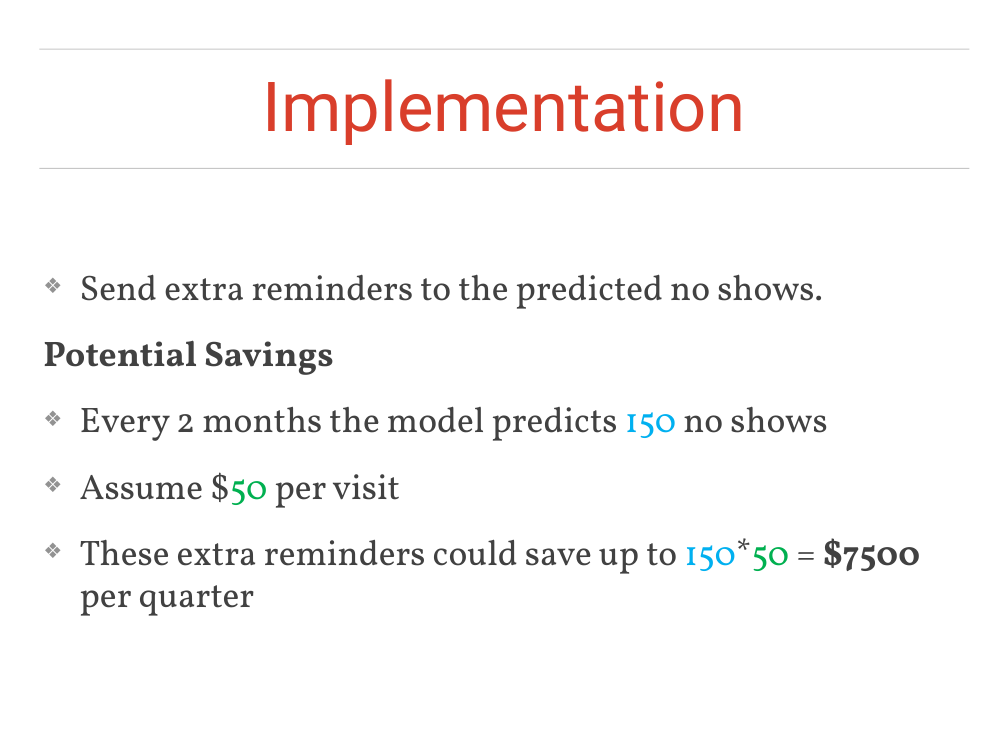
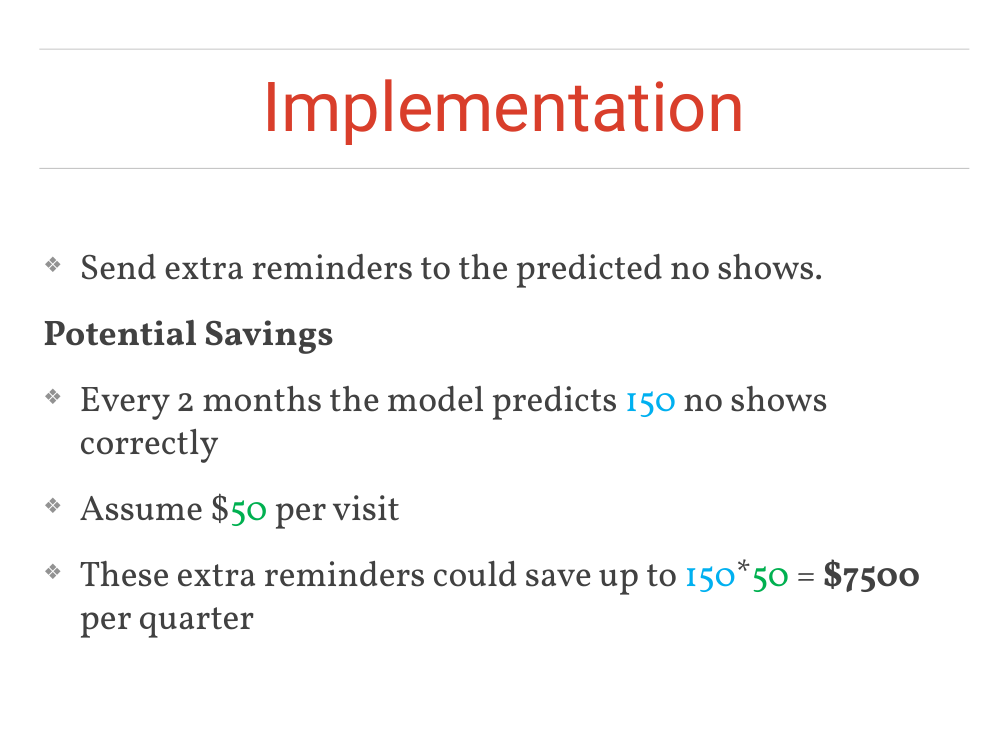
Before and after one commit to cooldude679/3253Team4, a slide deck: slide 9 of Team4_PPT_01.pptx. Drawn at 1008x756 pixels with LibreOffice and Linux fonts; fonts in the diff are those of the drawing; background and template pictures are left out. Boxes give left, top, right and bottom in pixels: in the first picture for what was removed or moved away, otherwise in the second. Text is boxed around its words. In the diff, an @@ line names an element or a change of style, - is before the commit and + after.

```diff
--- a/Team4_PPT_01.pptx
+++ b/Team4_PPT_01.pptx
@@ text at (80, 385, 827, 463): text changed @@
-❖ Every 2 months the model predicts 150 no shows
+❖ Every 2 months the model predicts 150 no shows correctly
```
Also in this commit, not shown: 3 other slides changed.
